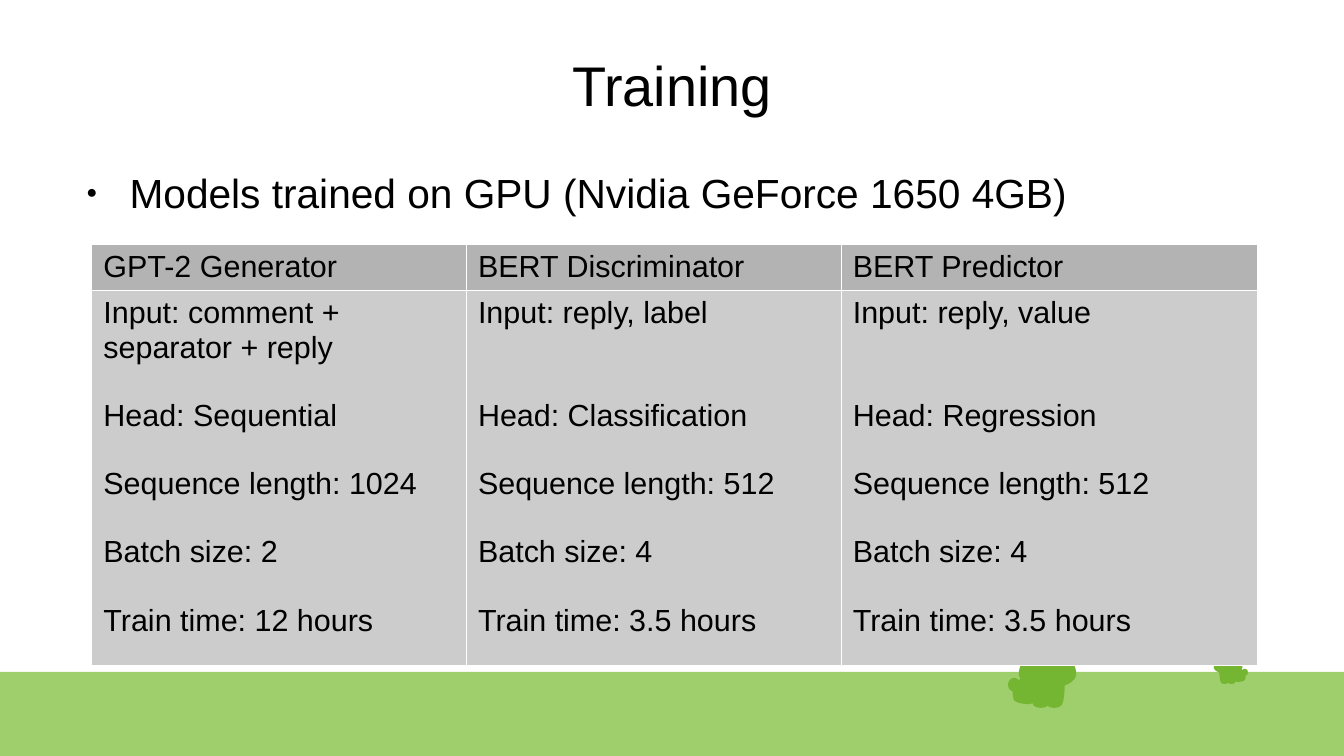
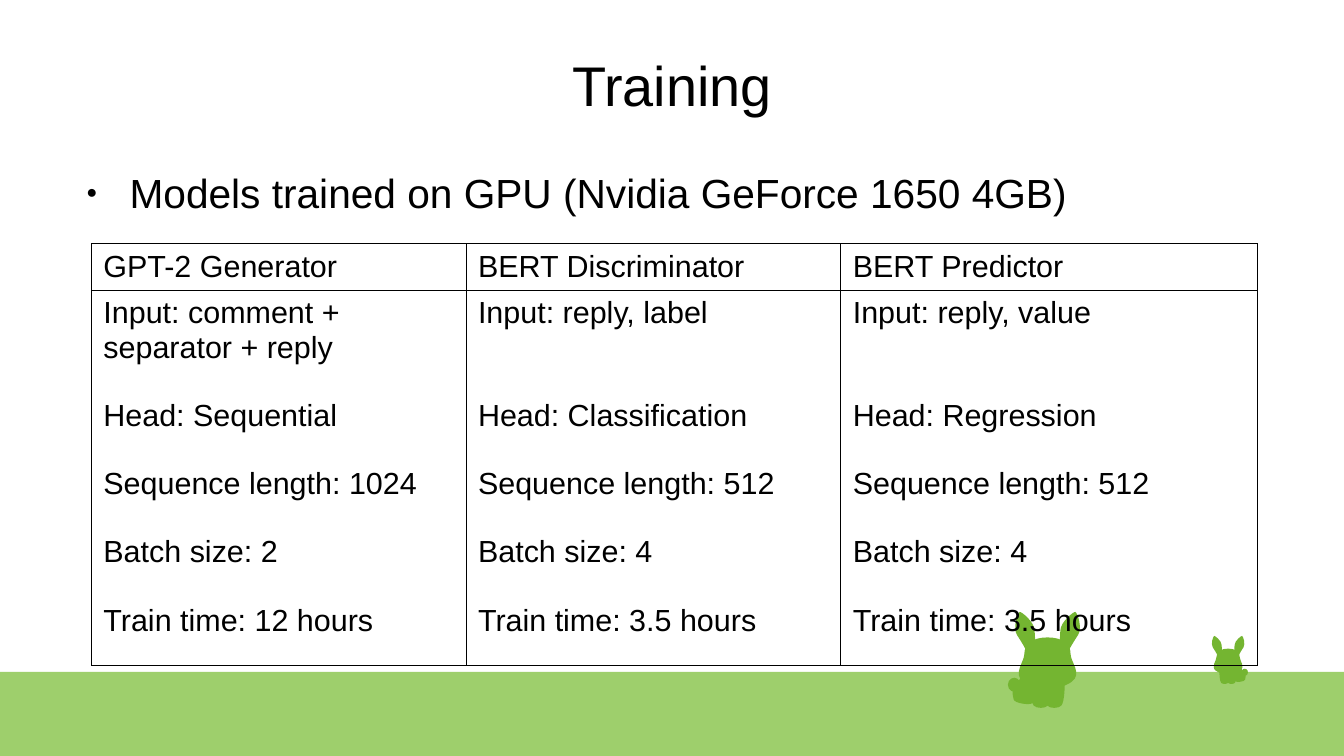
Before and after one commit to Charlie-Bell/final-project-spiced, a slide deck: slide 10 of presentation.odp (slide 8 before the commit). Drawn at 1344x756 pixels with LibreOffice and Linux fonts; fonts in the diff are those of the drawing. Boxes give left, top, right and bottom in pixels: in the first picture for what was removed or moved away, otherwise in the second. Text is boxed around its words. In the diff, an @@ line names an element or a change of style, - is before the commit and + after.

```diff
--- a/presentation.odp
+++ b/presentation.odp
@@ table at (x1=91, y1=244, x2=1256, y2=666) @@
@@ fill #B3B3B3 to none in row 1 @@
@@ fill #CCCCCC to none in row 2 @@
@@ borders changed @@
```
Also in this commit, not shown: 3 other slides changed, 2 slides added.
